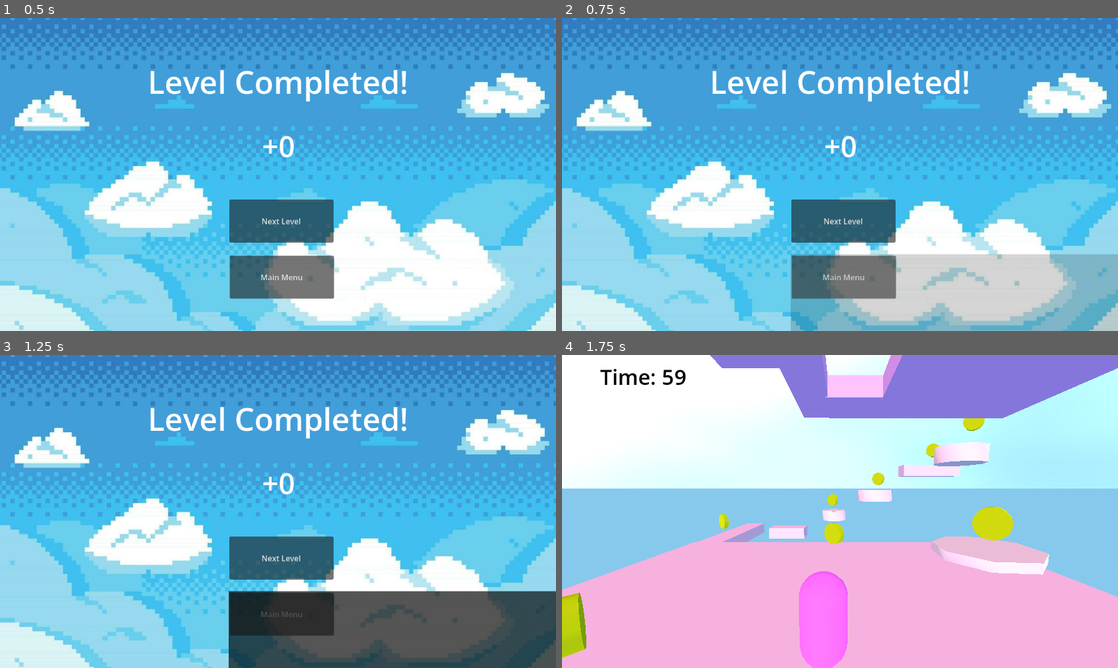
Above: before the commit, frames 1-4 (two rows, left to right).
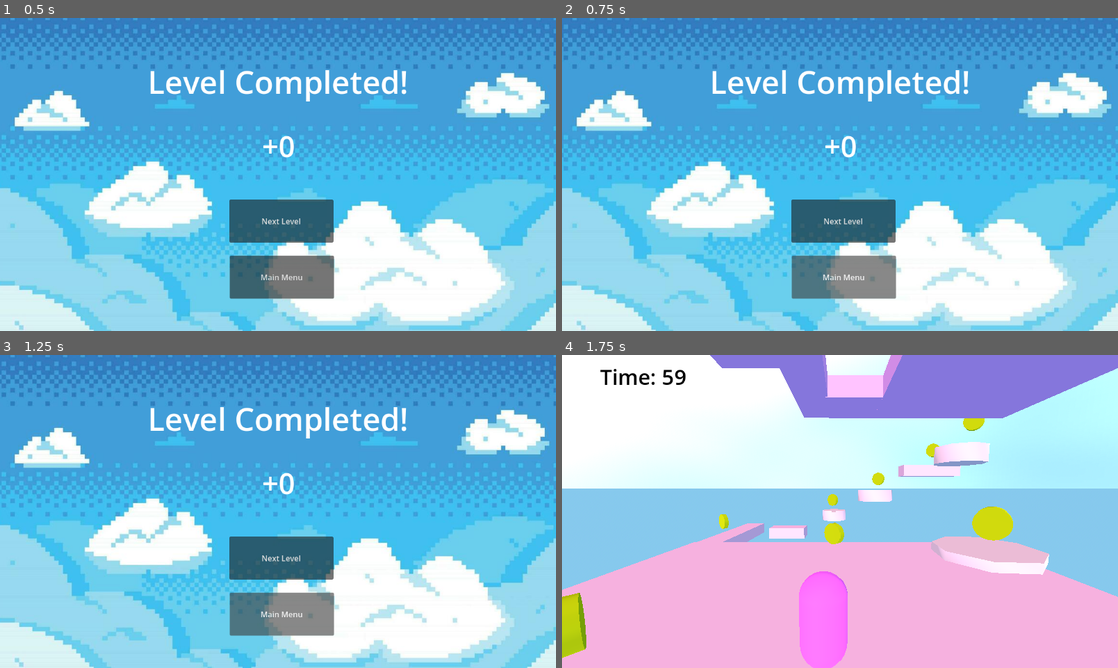
Above: after the commit, the same moments.

Repository: dbpkc15/CapstoneProject
Game: Godot game, scene res://WinScreen.tscn
Two runs of this game, one before a commit and one after it. Both use one fixed random seed, a clock stepped at 60 frames per second and the inputs below. This scene is started directly instead of the project's main scene.
Inputs:
- Up to frame 1 (0.5 s): no input
- Up to frame 2 (0.75 s): click "Main Menu" at 0.5 s
- Up to frame 3 (1.25 s): no input
- Up to frame 4 (1.75 s): click "Next Level" at 1.25 s

Frame 1 is identical in both runs. In frame 2, 12% of the frame differs, in the area x 41-100%, y 75-100%; in frame 3, 15%; in frame 4, nothing differs.

Commit message:
edited code in win screen to allow for users to click main menu without issue, fixed timer for level 03

Diff:
--- a/capstone-project/Level_3.tscn
+++ b/capstone-project/Level_3.tscn
@@ -243,7 +243,7 @@
 shape = SubResource("CylinderShape3D_65pcf")
 
 [node name="Hud" parent="." unique_id=2018469095 instance=ExtResource("3_qulvd")]
-time = 97
+time = 35
 
 [node name="coin" parent="." unique_id=2097315517 instance=ExtResource("5_oooit")]
 transform = Transform3D(0.99999726, -0.0023209513, 0.0003820521, 0.0023205602, 0.9999968, 0.001024985, -0.00038442045, -0.0010240991, 0.9999994, 12.337401, 2.2083876, -2.9762945)
--- a/capstone-project/WinScreen.tscn
+++ b/capstone-project/WinScreen.tscn
@@ -32,12 +32,18 @@
 
 [node name="Fade_Transition" parent="." unique_id=1402769930 instance=ExtResource("2_0eiwq")]
 visible = false
-offset_left = 474.0
-offset_top = 489.0
-offset_right = 1629.0
-offset_bottom = 1141.0
+anchors_preset = 15
+anchor_right = 1.0
+anchor_bottom = 1.0
+offset_left = 0.0
+offset_top = 0.0
+offset_right = 0.0
+offset_bottom = 0.0
+grow_horizontal = 2
+grow_vertical = 2
 
 [node name="Fade_timer" type="Timer" parent="Fade_Transition" unique_id=1168935443]
+one_shot = true
 
 [node name="TextureRect" type="TextureRect" parent="." unique_id=1365846939]
 z_index = -1
--- a/capstone-project/win_screen.gd
+++ b/capstone-project/win_screen.gd
@@ -5,7 +5,6 @@
 # Called every frame. 'delta' is the elapsed time since the previous frame.
 func _process(delta: float) -> void:
 	pass
-
 
 func _on_main_menu_pressed() -> void:
 	button_type = "MainMenu"
@@ -33,8 +32,9 @@
 	$Fade_Transition/AnimationPlayer.play("Fade_In")
 
 func _on_fade_timer_timeout() -> void:
+	await $Fade_Transition/AnimationPlayer.animation_finished
+
 	if button_type == "MainMenu" :
-		await $Fade_Transition/AnimationPlayer.animation_finished
 		get_tree().change_scene_to_file("res://main_menu.tscn")
 
 	elif button_type == "NextLevel" :
@@ -45,3 +45,4 @@
 func _ready():
 	score_label.text = "+" + str(GameManager.optional_coins_collected)
 	GameManager.optional_coins_collected = 0
+	$Fade_Transition/Fade_timer.timeout.connect(_on_fade_timer_timeout)
